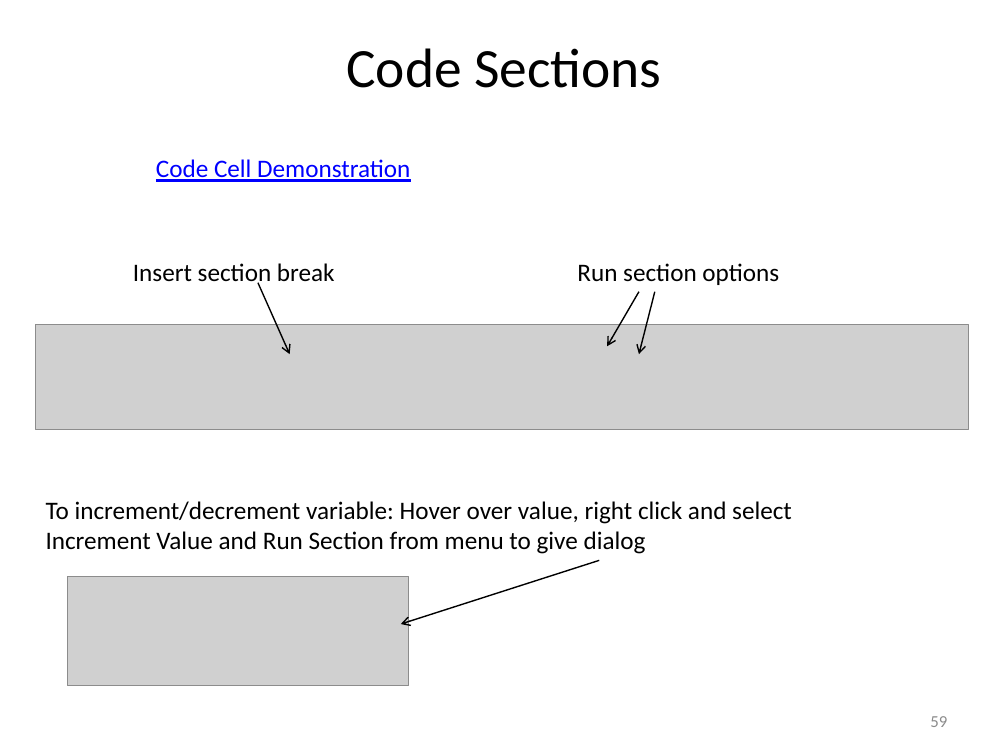
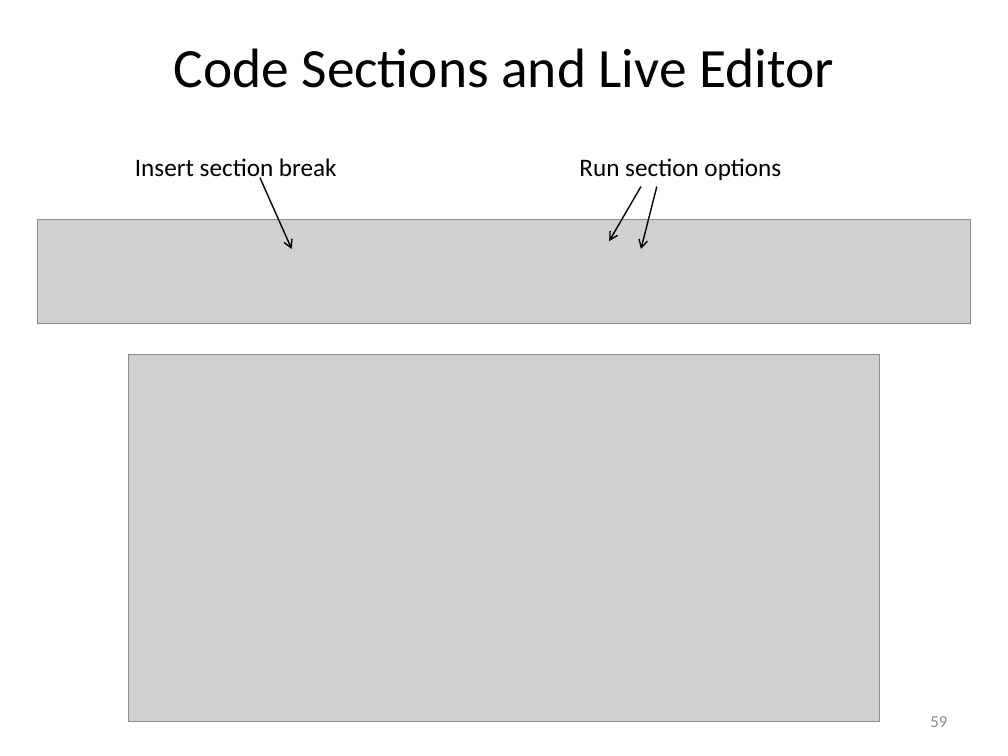
Before and after one commit to louisepb/MatlabBasicCourse, a slide deck: slide 59 of Introduction to MATLAB for Engineers.pptx. Drawn at 1008x756 pixels with LibreOffice and Linux fonts; fonts in the diff are those of the drawing; grey boxes stand for pictures. Boxes give left, top, right and bottom in pixels: in the first picture for what was removed or moved away, otherwise in the second. Text is boxed around its words. In the diff, an @@ line names an element or a change of style, - is before the commit and + after.

Commit message:
Updated for Live Editor

```diff
--- a/Introduction to MATLAB for Engineers.pptx
+++ b/Introduction to MATLAB for Engineers.pptx
@@ title at (174,48,834,88): text changed @@
-Code Sections
+Code Sections and Live Editor
@@ text removed at (156,159,410,182) @@
-Code Cell Demonstration
@@ 3 arrows, 2 texts, 1 picture: place and size @@
-3 arrows, 2 texts, 1 picture at (35,263,968,429)
+3 arrows, 2 texts, 1 picture at (37,158,970,325)
@@ picture added at (128,355,880,722) @@
@@ text removed at (46,501,792,554) @@
-To increment/decrement variable: Hover over value, right click and select Increment Value and Run Section from menu to give dialog
@@ arrow removed from (599, 560) to (401, 624) @@
@@ picture removed at (68,577,408,686) @@
```
Also in this commit, not shown: 4 other slides changed, 1 slide removed, 1 other file.
